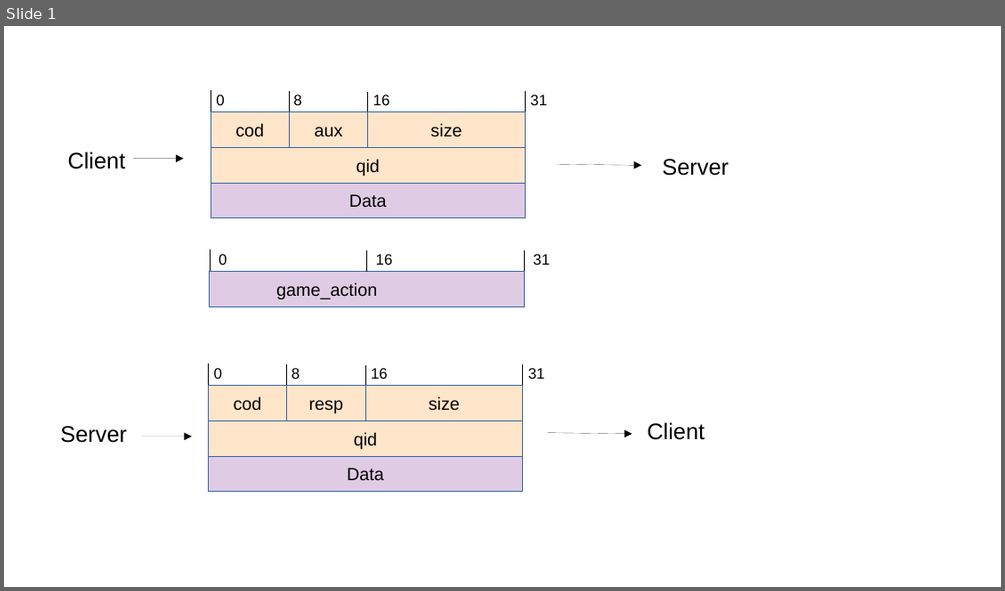
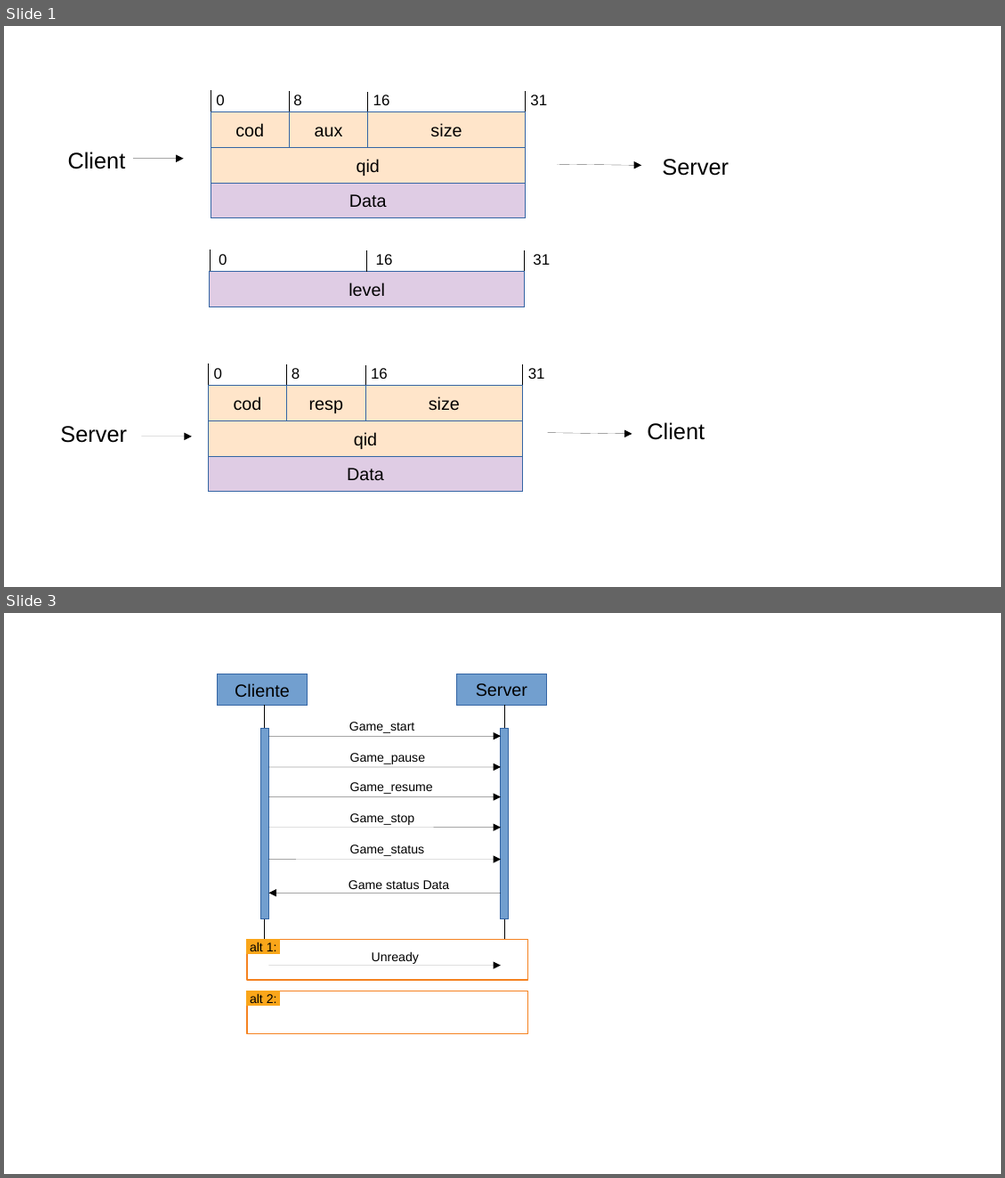
Before and after one commit to santiaaba/c-stars, a slide deck: docs/Sin título 1.odp. Shown one above the other, each under a label of ours: slide 1 before the commit, slides 1 and 3 after it; the slides between them are not shown. The pictures are 1005x591 and 1005x1178 pixels, drawn with LibreOffice and Linux fonts; fonts in the diff are those of the drawing. Boxes give left, top, right and bottom in pixels: in the first picture for what was removed or moved away, otherwise in the second. Text is boxed around its words. In the diff, an @@ line names an element or a change of style, - is before the commit and + after.

```diff
--- a/docs/Sin título 1.odp
+++ b/docs/Sin título 1.odp
@@ slide 3 added at (4, 613, 1001, 1174), background #FFFFFF @@
@@ rectangle added at (218, 674, 307, 706), fill #729FCF, outline #3465A4 0 pt, 14 pt, text #000000 @@
+Cliente
@@ rectangle added at (457, 674, 547, 706), fill #729FCF, outline #3465A4 0 pt, 14 pt, text #000000 @@
+Server
@@ line added from (265, 706) to (265, 941), #000000 0 pt @@
@@ line added from (505, 706) to (505, 940), #000000 0 pt @@
@@ rectangle added at (261, 729, 269, 920), fill #729FCF, outline #3465A4 0 pt @@
@@ arrow added from (269, 736) to (501, 736), #000000 0 pt @@
@@ text added at (349, 722, 414, 733), 10 pt, text #000000 @@
+Game_start
@@ rectangle added at (501, 729, 509, 919), fill #729FCF, outline #3465A4 0 pt @@
@@ arrow added from (269, 767) to (501, 767), #000000 0 pt @@
@@ text added at (350, 753, 425, 764), 10 pt, text #000000 @@
+Game_pause
@@ arrow added from (269, 796) to (501, 796), #000000 0 pt @@
@@ text added at (350, 782, 433, 794), 10 pt, text #000000 @@
+Game_resume
@@ text added at (350, 813, 415, 825), 10 pt, text #000000 @@
+Game_stop
@@ arrow added from (269, 827) to (501, 827), #000000 0 pt @@
@@ text added at (350, 844, 425, 856), 10 pt, text #000000 @@
+Game_status
@@ arrow added from (269, 859) to (501, 859), #000000 0 pt @@
@@ arrow added from (501, 892) to (269, 892), #000000 0 pt @@
@@ text added at (348, 880, 450, 889), 10 pt, text #000000 @@
+Game status Data
@@ rectangle added at (247, 940, 528, 981), outline #F58220 0.99 pt @@
@@ rectangle added at (247, 940, 280, 954), fill #FAA61A, outline #FAA61A 0 pt, 10 pt, text #000000 @@
+alt 1:
@@ text added at (372, 951, 419, 964), 10 pt, text #000000 @@
+Unready
@@ arrow added from (269, 965) to (501, 965), #000000 0 pt @@
@@ rectangle added at (247, 991, 528, 1034), outline #F58220 0.99 pt @@
@@ rectangle added at (247, 991, 280, 1005), fill #FAA61A, outline #FAA61A 0 pt, 10 pt, text #000000 @@
+alt 2:
@@ slide 1 changed as well @@
@@ text in rectangle at (348, 282, 385, 296): text changed @@
-game_action
+level
```
Also in this commit, not shown: 2 other slides added, 4 other files.
